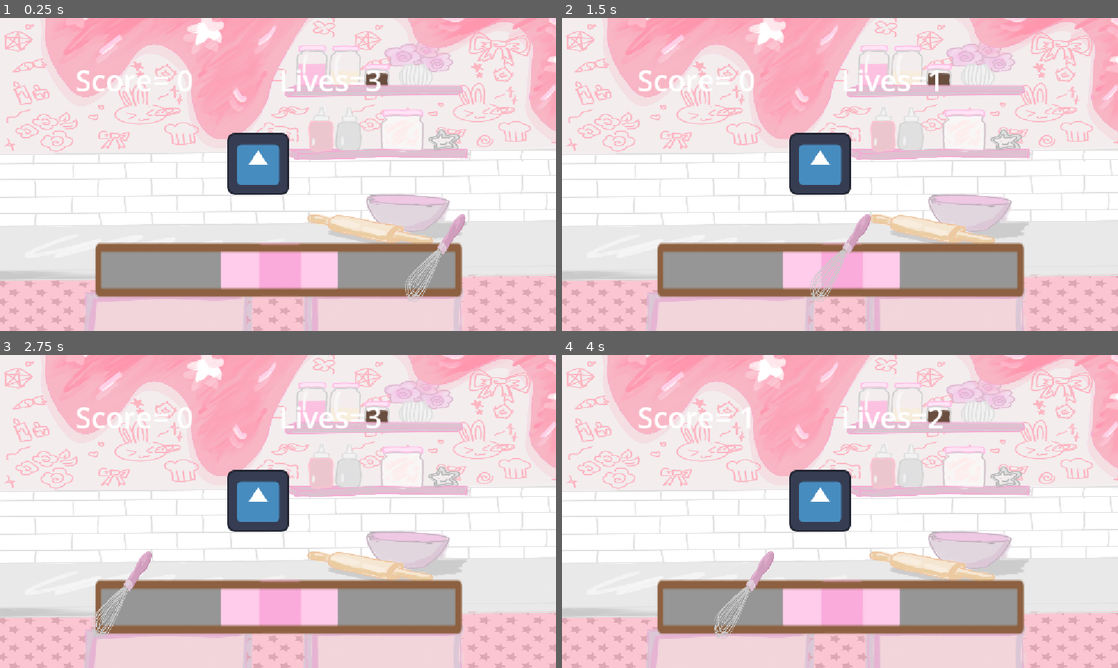
Above: before the commit, frames 1-4 (two rows, left to right).
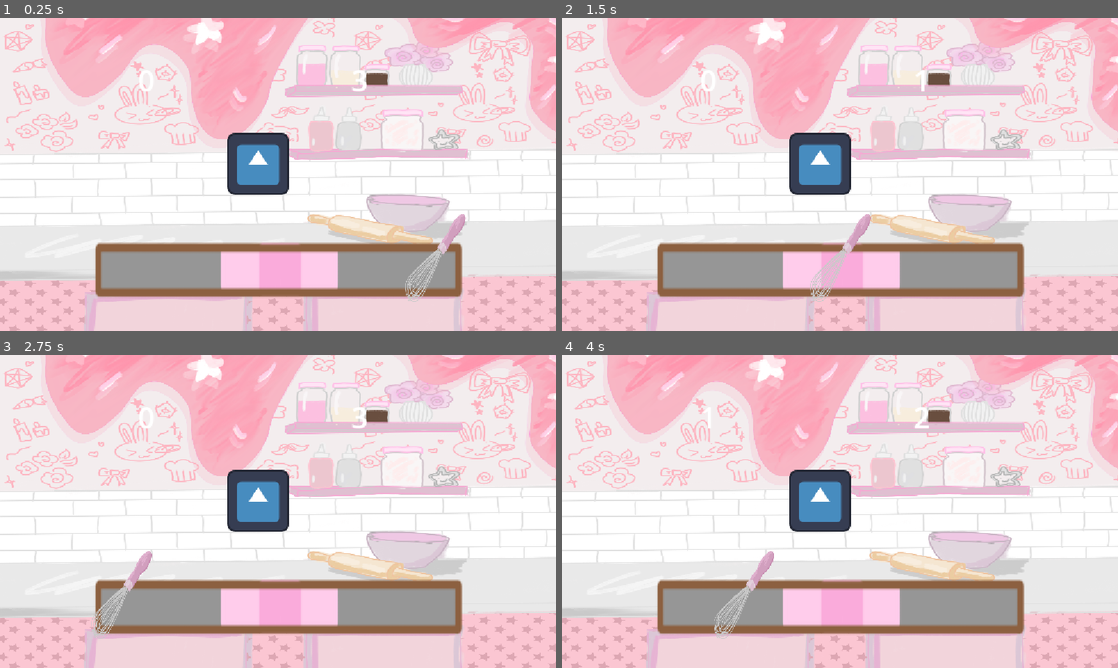
Above: after the commit, the same moments.

Repository: deanwinchestermygoat/Haven-Project
Game: Godot game, scene res://QTE.tscn
Same seed, same stepped clock (60 frames per second), same inputs: the game is played once before the commit and once after it. This scene is started directly instead of the project's main scene. The engine's default icon, where the game draws it, is replaced by a stand-in: a white triangle on a blue panel in a dark square.
Inputs (mouse positions are in pixels of both pictures, inside the frame that each line leads up to):
- Up to frame 1 (0.25 s): no input
- Up to frame 2 (1.5 s): tap Enter (ui_accept) at 0.5, 0.77 s; move the mouse to (962, 158) at 0.52 s; hold D (moveright) from 0.53 s (still down); click (962, 158) at 0.6 s; move the mouse to (728, 190) at 1.27 s; click (728, 190) at 1.35 s
- Up to frame 3 (2.75 s): tap Enter (ui_accept) at 1.52 s; move the mouse to (333, 442) at 2.02 s; release D (moveright) at 2.03 s; hold A (moveleft) from 2.03 s (still down); click (333, 442) at 2.1 s
- Up to frame 4 (4 s): move the mouse to (812, 574) at 2.77 s; release A (moveleft) at 2.78 s; hold D (moveright) from 2.78 s (still down); click (812, 574) at 2.85 s; tap Enter (ui_accept) at 3.02, 3.77 s; move the mouse to (1006, 558) at 3.52 s; click (1006, 558) at 3.6 s

The runs differ from the first frame. In frame 1, 0.7% of the frame differs, in the area x 13-69%, y 16-24%; in frame 2, 0.6%; in frame 3, 0.7%; in frame 4, 0.7%.

Commit message:
qte stuff

Diff:
--- a/QTE.tscn
+++ b/QTE.tscn
@@ -47,17 +47,17 @@
 anchor_top = 0.093
 anchor_right = 0.023000002
 anchor_bottom = 0.093
-offset_left = 129.504
+offset_left = 259.504
 offset_top = 26.736
-offset_right = 491.504
+offset_right = 621.504
 offset_bottom = 137.736
 theme_override_font_sizes/normal_font_size = 60
 text = "Score: 0"
 
 [node name="livescounter" type="RichTextLabel" parent="QTE bar" unique_id=1059731573]
-offset_left = 578.0
+offset_left = 728.0
 offset_top = 87.0
-offset_right = 1300.0
+offset_right = 1450.0
 offset_bottom = 545.0
 theme_override_font_sizes/normal_font_size = 60
 
--- a/qtebar.gd
+++ b/qtebar.gd
@@ -31,5 +31,5 @@
 	if score >=10:
 		get_tree().change_scene_to_file("res://Milk.tscn")
 		#go to next stage
-	score_counter.text = ("Score= %d"%[score])
-	lives_counter.text = ("Lives=%d"%[lives])
+	score_counter.text = ("%d"%[score])
+	lives_counter.text = ("%d"%[lives])
